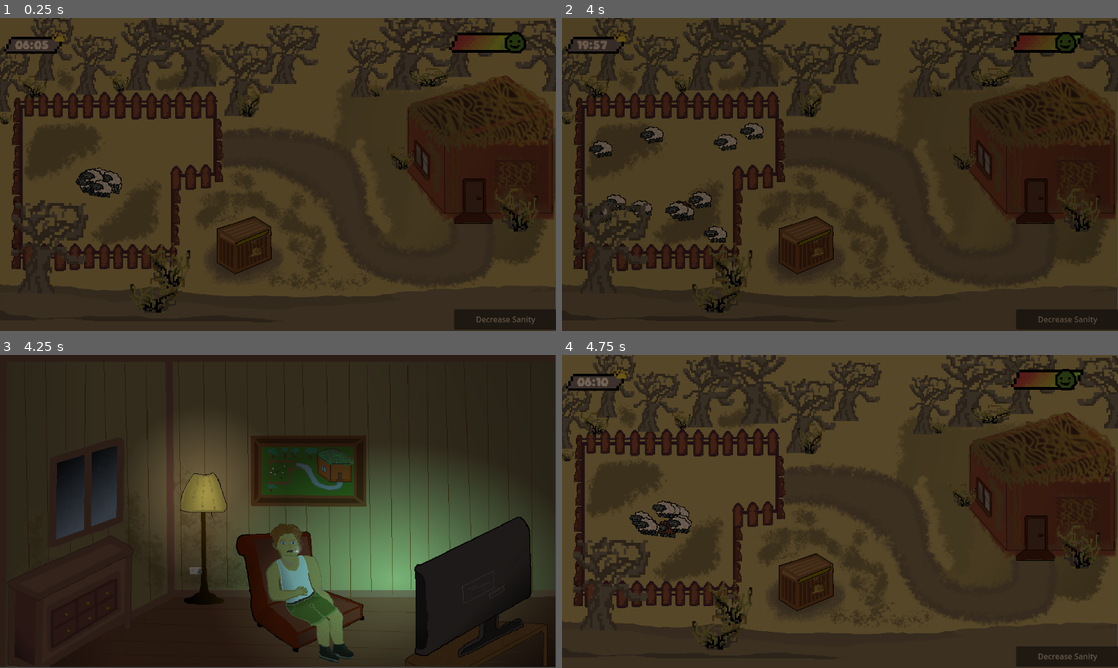
Above: before the commit, frames 1-4 (two rows, left to right).
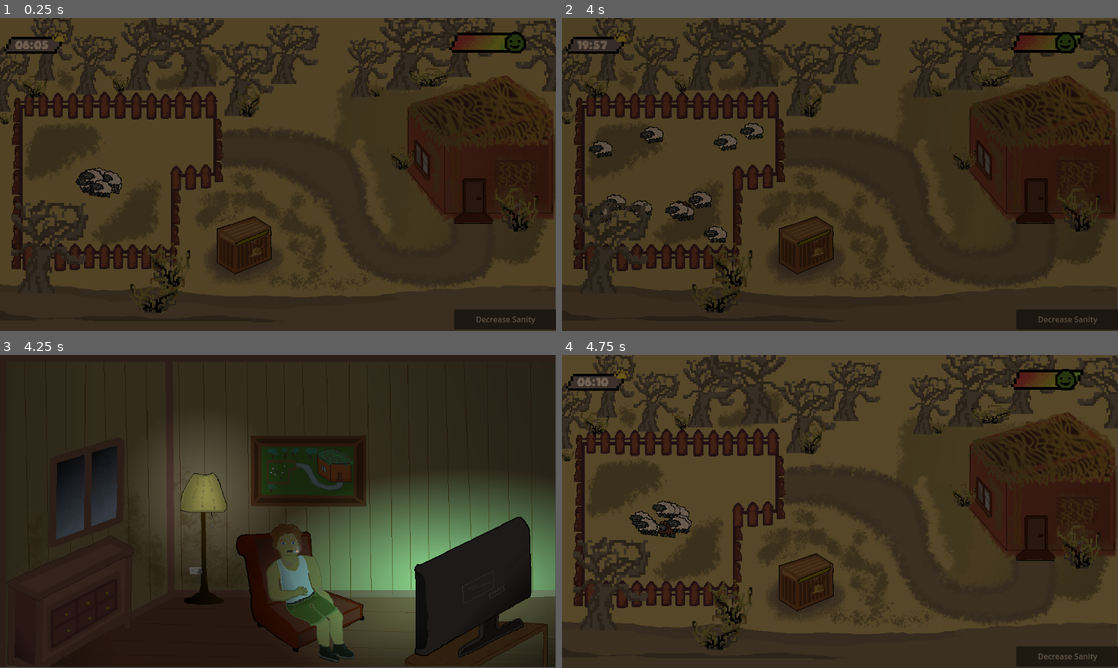
Above: after the commit, the same moments.

Repository: beepboop32/Farm-Jam-2025
Game: Godot game, scene res://Scenes/MainScene.tscn
The game is run twice, just before and just after one commit, with the same random seed, the same clock (stepped at 60 frames per second) and the same inputs.
Inputs (mouse positions are in pixels of both pictures, inside the frame that each line leads up to):
- Up to frame 1 (0.25 s): no input
- Up to frame 2 (4 s): click (595, 43) at 0.5 s; click "Decrease Sanity" at 1.25 s; click (595, 43) at 2 s; click "Decrease Sanity" at 2.75 s; click (595, 43) at 3.5 s
- Up to frame 3 (4.25 s): no input
- Up to frame 4 (4.75 s): click "Start New Day" at 4.25 s

Frames 1-2 are identical in both runs. In frame 3, 6.4% of the frame differs, in the area x 42-100%, y 35-96%; in frame 4, nothing differs.

Commit message:
Adjusted lighting heavily

Diff:
--- a/farm-jam/Scenes/HomeScene.tscn
+++ b/farm-jam/Scenes/HomeScene.tscn
@@ -1,9 +1,11 @@
-[gd_scene load_steps=6 format=3 uid="uid://ct054atm8foav"]
+[gd_scene load_steps=8 format=3 uid="uid://ct054atm8foav"]
 
 [ext_resource type="Script" uid="uid://hq7weqvxpk7h" path="res://Scripts/home_scene.gd" id="1_5xu7f"]
 [ext_resource type="Texture2D" uid="uid://dhrixjycyu4g" path="res://Assets/Sprites/pixelart/houseInteriorNoTv.png" id="2_5xu7f"]
 [ext_resource type="Texture2D" uid="uid://b5b1remfci1du" path="res://Assets/Sprites/pixelart/tv.png" id="3_mxma7"]
 [ext_resource type="Texture2D" uid="uid://dtuf2phcybq5y" path="res://Assets/2d_lights_and_shadows_neutral_point_light.webp" id="4_63w74"]
+[ext_resource type="Script" uid="uid://cbc87qs0avjnq" path="res://Scripts/lightHouse.gd" id="4_obs24"]
+[ext_resource type="Script" uid="uid://bv1ja2dp07760" path="res://Scripts/lamp_light.gd" id="5_obs24"]
 
 [sub_resource type="CanvasTexture" id="CanvasTexture_mxma7"]
 
@@ -27,17 +29,22 @@
 
 [node name="TV Light" type="PointLight2D" parent="."]
 z_index = 1
-position = Vector2(819, 464)
-scale = Vector2(3.16016, 2.22656)
+position = Vector2(967, 480)
+scale = Vector2(3.66602, 1.94336)
 color = Color(0.435294, 1, 1, 1)
 shadow_filter = 1
 texture = ExtResource("4_63w74")
+script = ExtResource("4_obs24")
+flicker_interval = 0.2
 
 [node name="Lamp Light" type="PointLight2D" parent="."]
 position = Vector2(420, 286)
 scale = Vector2(1.35938, 1.42969)
 energy = 0.45
 texture = ExtResource("4_63w74")
+script = ExtResource("5_obs24")
+base_energy = 0.45
+flicker_speed = 0.5
 
 [node name="Tv" type="Sprite2D" parent="."]
 light_mask = 2
@@ -45,7 +52,14 @@
 scale = Vector2(1.05082, 1.03727)
 texture = ExtResource("3_mxma7")
 
-[node name="CPUParticles2D" type="CPUParticles2D" parent="."]
+[node name="Cig light" type="PointLight2D" parent="."]
+position = Vector2(615.375, 406.329)
+scale = Vector2(0.0107424, 0.0130539)
+color = Color(1, 0.129412, 0, 1)
+energy = 5.0
+texture = ExtResource("4_63w74")
+
+[node name="Smoke Particles" type="CPUParticles2D" parent="."]
 position = Vector2(617, 407)
 amount = 100
 texture = SubResource("CanvasTexture_mxma7")
@@ -60,11 +74,11 @@
 scale_amount_max = 5.0
 color = Color(1, 0.78594, 0.739542, 0.0823529)
 
-[node name="PointLight2D" type="PointLight2D" parent="."]
-position = Vector2(615.375, 406.329)
-scale = Vector2(0.0107424, 0.0130539)
-color = Color(1, 0.129412, 0, 1)
-energy = 5.0
-texture = ExtResource("4_63w74")
+[node name="Lamp Switch" type="TextureButton" parent="."]
+offset_left = 373.0
+offset_top = 249.0
+offset_right = 473.0
+offset_bottom = 341.0
 
 [connection signal="pressed" from="Button" to="." method="_on_button_pressed"]
+[connection signal="pressed" from="Lamp Switch" to="." method="_on_lamp_switch_pressed"]
--- a/farm-jam/Scripts/home_scene.gd
+++ b/farm-jam/Scripts/home_scene.gd
@@ -5,3 +5,11 @@
 	Global.timeSpeedMultiplier = 1.0
 	Global.totalMinutes = 6*60
 	get_tree().change_scene_to_file("res://Scenes/MainScene.tscn")
+
+
+func _on_lamp_switch_pressed() -> void:
+	$"Lamp Light".visible = !$"Lamp Light".visible
+	if $"Lamp Light".visible:
+		$CanvasModulate.color = Color(0.325, 0.325, 0.325)
+	else:
+		$CanvasModulate.color = Color(0.144, 0.144, 0.144)
--- /dev/null
+++ b/farm-jam/Scripts/lamp_light.gd
@@ -0,0 +1,18 @@
+extends PointLight2D
+
+@export_range(0.0, 5.0) var base_energy: float = 1.5
+@export_range(0.0, 1.0) var flicker_amplitude: float = 0.1
+@export_range(0.1, 5.0) var flicker_speed: float = 1.0
+
+@export var min_color: Color = Color(0.65, 0.75, 0.97)
+@export var max_color: Color = Color(0.7, 0.8, 1.0)
+
+var time_passed := 0.0
+
+func _process(delta):
+	time_passed += delta
+	var sine = sin(time_passed * flicker_speed * TAU)
+	var flicker = sine * flicker_amplitude
+	energy = base_energy + flicker
+	var color_factor = (sine + 1.0) / 2.0
+	color = min_color.lerp(max_color, color_factor)
--- /dev/null
+++ b/farm-jam/Scripts/lightHouse.gd
@@ -0,0 +1,21 @@
+extends PointLight2D
+
+@export_range(0.0, 5.0) var base_energy: float = 1.5
+@export_range(0.0, 0.2) var flicker_strength: float = 0.05
+@export_range(0.2, 1.0) var flicker_interval: float = 0.5
+
+@export var base_color: Color = Color(0.435, 1.0, 1.0)
+@export var color_variation: float = 0.015
+
+var time_passed := 0.0
+
+func _process(delta):
+	time_passed += delta
+	if time_passed >= flicker_interval:
+		time_passed = 0.0
+		var flicker = randf_range(-flicker_strength, flicker_strength)
+		energy = clamp(base_energy + flicker, 0.0, base_energy + flicker_strength)
+		var r = clamp(base_color.r + randf_range(-color_variation, color_variation), 0.0, 1.0)
+		var g = clamp(base_color.g + randf_range(-color_variation, color_variation), 0.0, 1.0)
+		var b = clamp(base_color.b + randf_range(-color_variation, color_variation), 0.0, 1.0)
+		color = Color(r, g, b)
Not shown, added: farm-jam/Scripts/lamp_light.gd.uid
Not shown, added: farm-jam/Scripts/lightHouse.gd.uid
